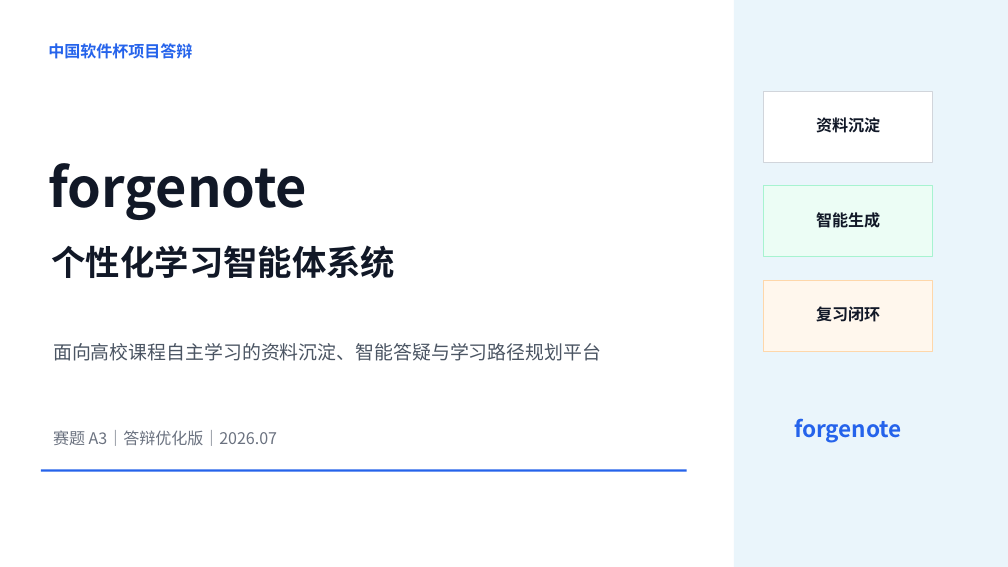
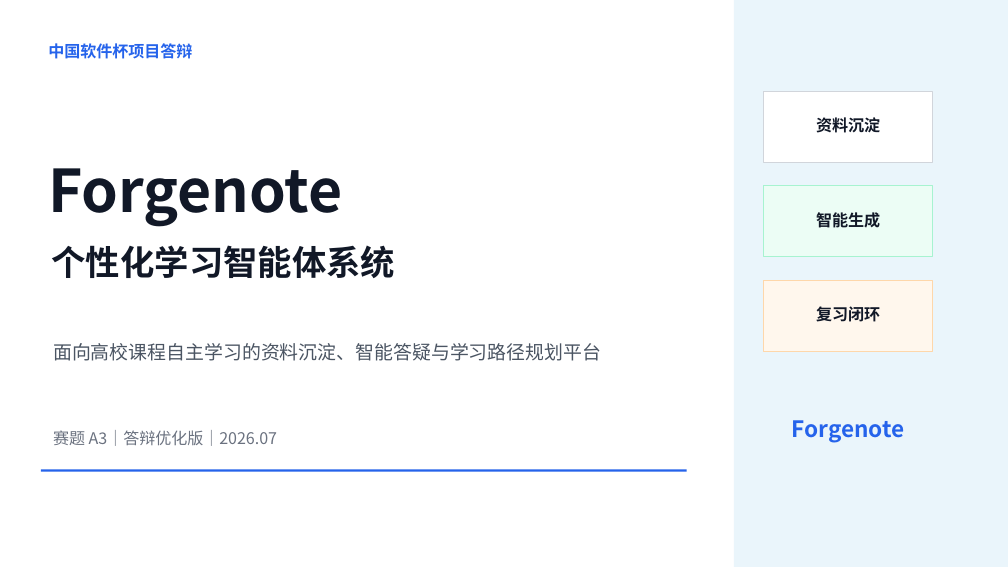
Before and after one commit to kylin0421/ForgeNote, a slide deck: slide 1 of to_be_submitted_docs/答辩.pptx. Drawn at 1008x567 pixels with LibreOffice and Linux fonts; fonts in the diff are those of the drawing. Boxes give left, top, right and bottom in pixels: in the first picture for what was removed or moved away, otherwise in the second. Text is boxed around its words. In the diff, an @@ line names an element or a change of style, - is before the commit and + after.

```diff
--- a/to_be_submitted_docs/答辩.pptx
+++ b/to_be_submitted_docs/答辩.pptx
@@ text at [48,168,342,227]: text changed; size 51.5 to 56.1 pt @@
-forgenote
+Forgenote
@@ text at [792,420,905,443]: text changed @@
-forgenote
+Forgenote
```
Also in this commit, not shown: 18 other slides changed, 10 other files.
